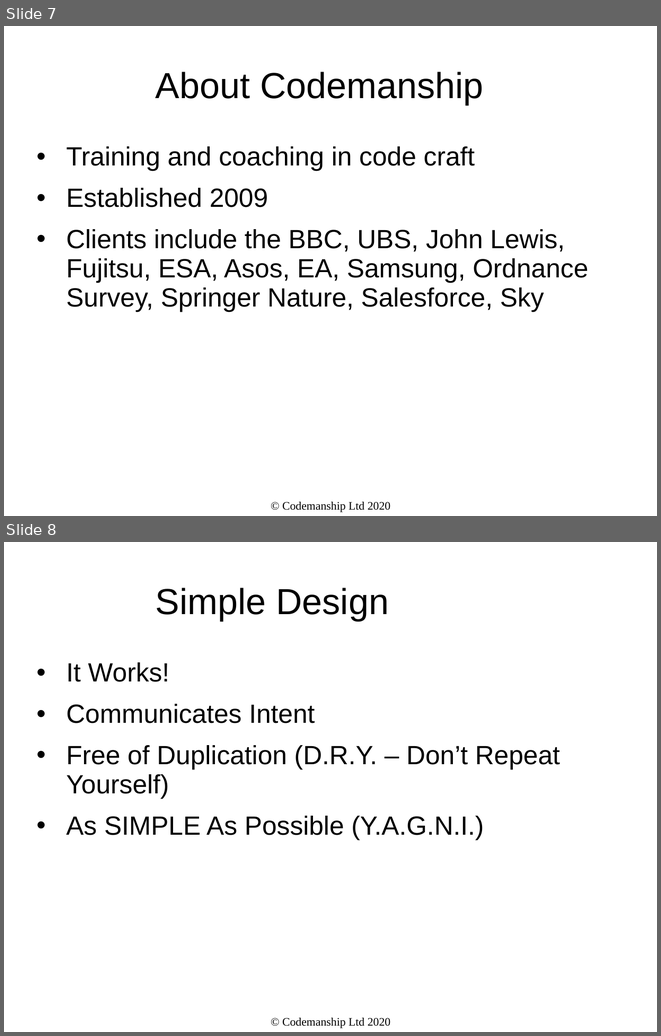
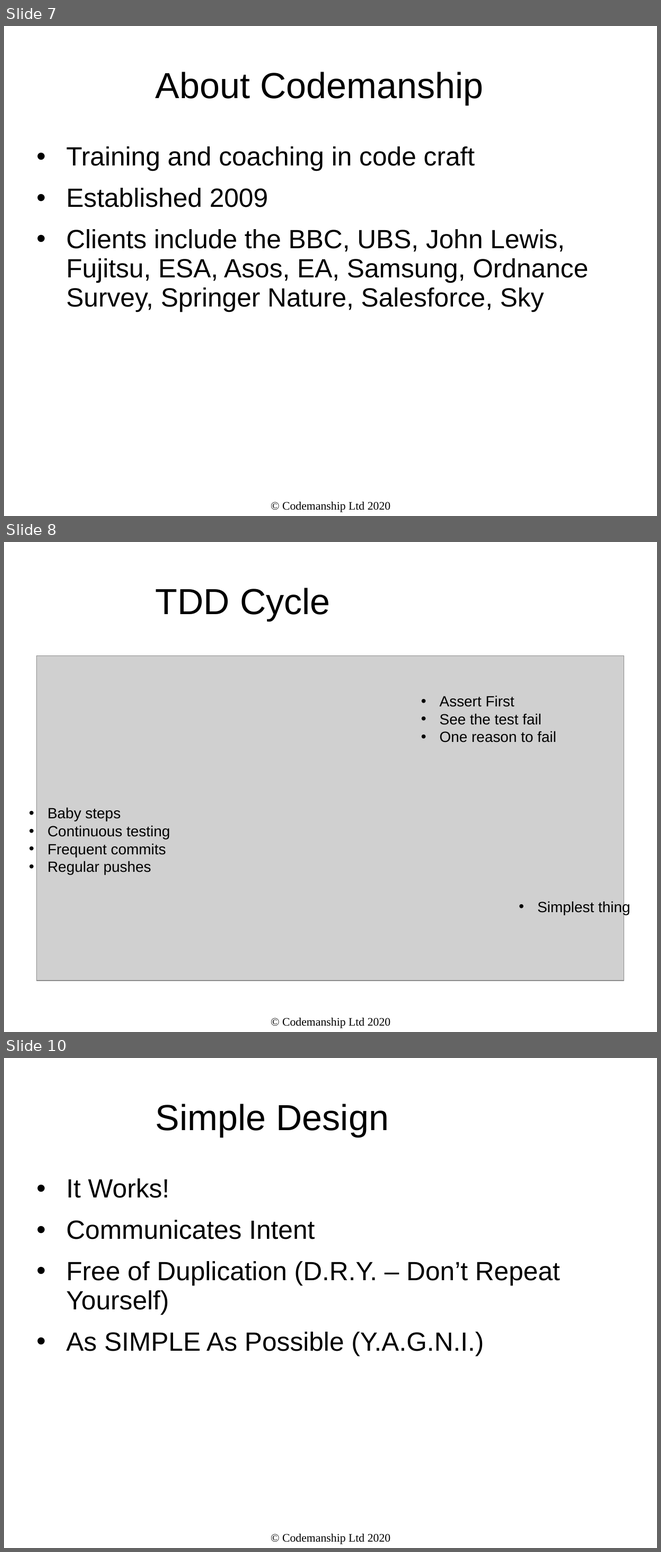
Before and after one commit to jasongorman/tdd_demos_jun_17_2020, a slide deck: tdd slides - Tesco.ppt. Shown one above the other, each under a label of ours: slides 7 and 8 before the commit, slides 7, 8 and 10 after it; the slides between them are not shown. The pictures are 661x1036 and 661x1552 pixels, drawn with LibreOffice and Linux fonts; fonts in the diff are those of the drawing; grey boxes stand for pictures. Boxes give left, top, right and bottom in pixels: in the first picture for what was removed or moved away, otherwise in the second. Text is boxed around its words. In the diff, an @@ line names an element or a change of style, - is before the commit and + after.

Commit message:
Updated PPT slides

```diff
--- a/tdd slides - Tesco.ppt
+++ b/tdd slides - Tesco.ppt
@@ slide 8 added at <box>4,542,657,1032</box>, background #FFFFFF @@
@@ title added at <box>156,588,330,621</box>, 44 pt, text #000000 @@
+TDD Cycle
@@ picture added at <box>36,656,624,980</box> @@
@@ text added at <box>440,695,556,742</box>, 18 pt, text #000000 @@
+• Assert First
+• See the test fail
+• One reason to fail
@@ text added at <box>47,807,170,874</box>, 18 pt, text #000000 @@
+• Baby steps
+• Continuous testing
+• Frequent commits
+• Regular pushes
@@ text added at <box>537,900,630,915</box>, 18 pt, text #000000 @@
+• Simplest thing
@@ text added at <box>282,1017,391,1028</box>, 14 pt, text #000000 @@
+© Codemanship Ltd 2020
@@ what was slide 8 is now slide 10 @@
```
Also in this commit, not shown: 1 other slide added.
